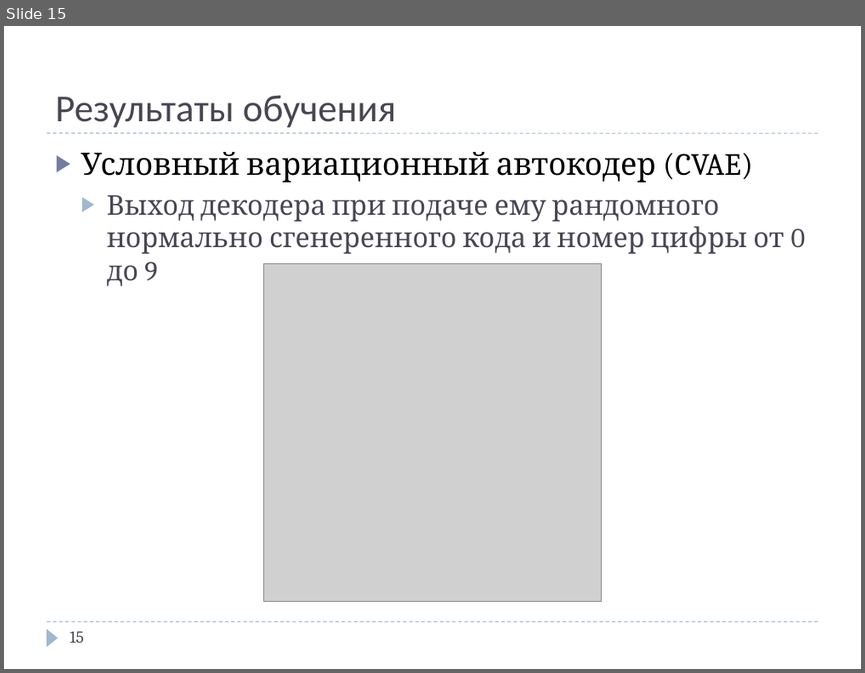
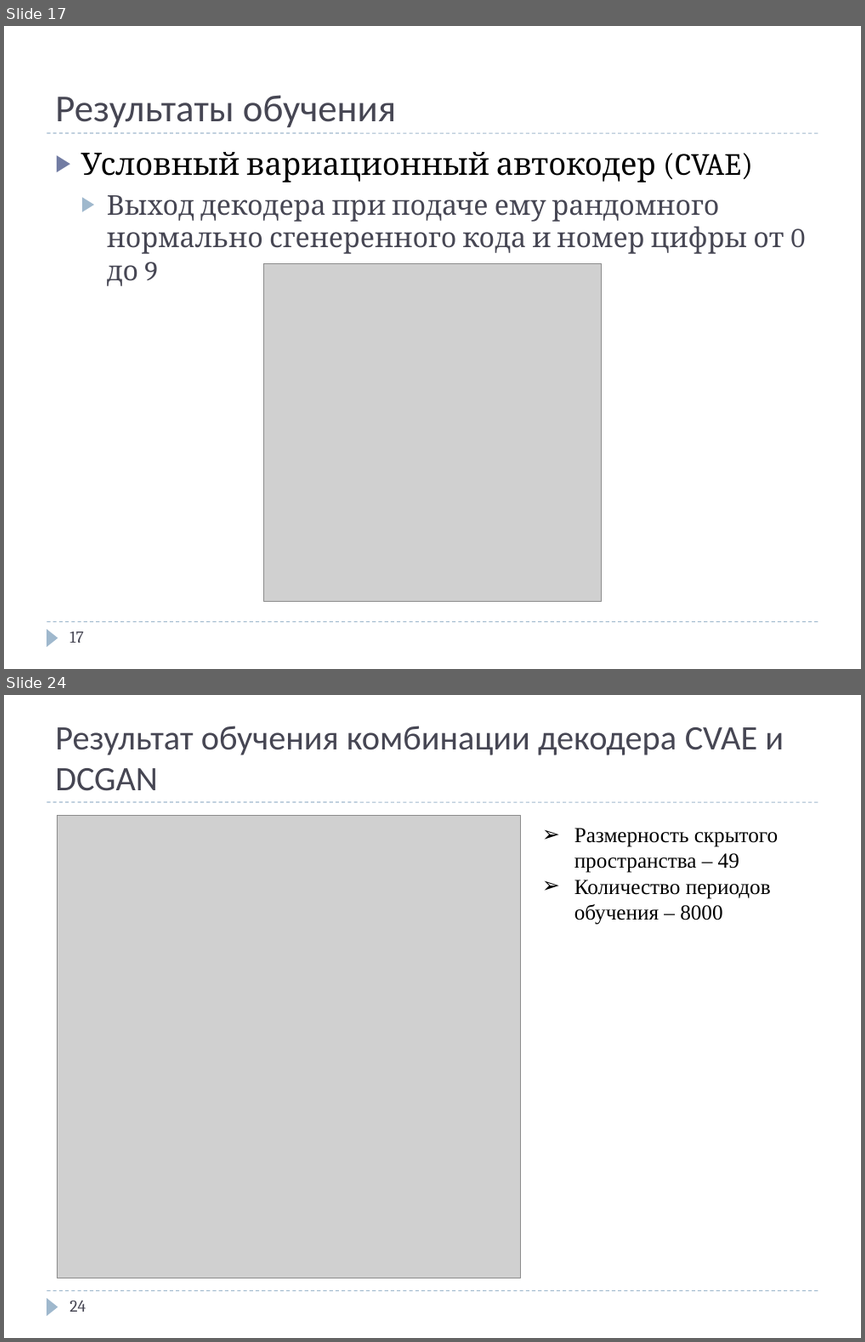
Before and after one commit to Ppasha9/ganfasttraining, a slide deck: presentations/FastGanTraining_Denisov_Pavel.pptx. Shown one above the other, each under a label of ours: slide 15 before the commit, slides 17 and 24 after it; the slides between them are not shown. The pictures are 865x673 and 865x1342 pixels, drawn with LibreOffice and Linux fonts; fonts in the diff are those of the drawing; grey boxes stand for pictures. Boxes give left, top, right and bottom in pixels: in the first picture for what was removed or moved away, otherwise in the second. Text is boxed around its words. In the diff, an @@ line names an element or a change of style, - is before the commit and + after.

```diff
--- a/presentations/FastGanTraining_Denisov_Pavel.pptx
+++ b/presentations/FastGanTraining_Denisov_Pavel.pptx
@@ slide 24 added at [4,695,861,1338], background #FFFFFF; not listed: 3 template elements that a slide beside it also shows @@
@@ title added at [55,726,783,791], 28.8 pt, text #464653 @@
+Результат обучения комбинации декодера CVAE и DCGAN
@@ picture added at [57,815,520,1277] @@
@@ text added at [574,828,778,925], 18 pt, text #000000 @@
+➢ Размерность скрытого пространства – 49
+➢ Количество периодов обучения – 8000
@@ page number added at [69,1300,86,1311], 14 pt, text #464653 @@
+24
@@ what was slide 15 is now slide 17 @@
@@ page number at [69,631,83,642]: text changed @@
-15
+17
```
Also in this commit, not shown: 4 slides changed, 7 other slides added, 1 other file.
